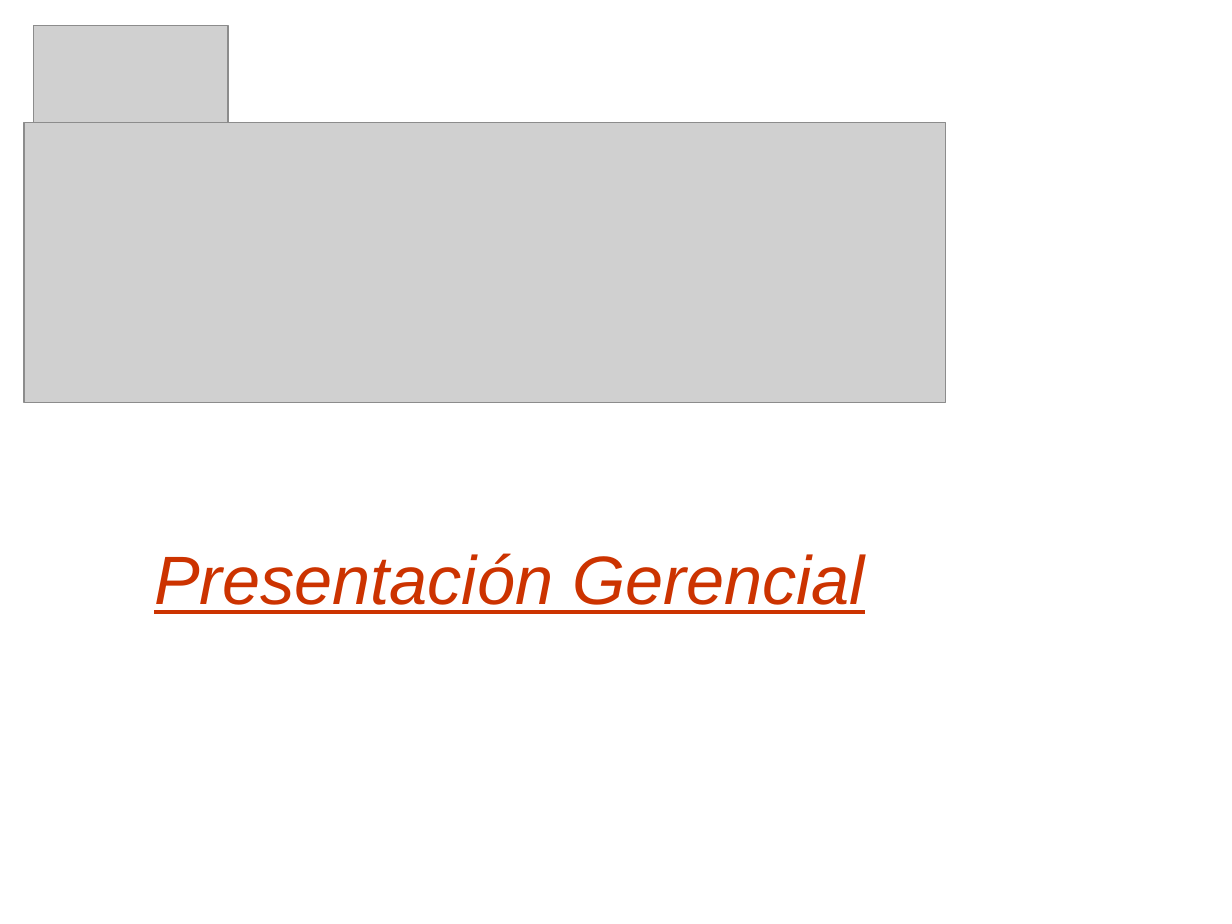
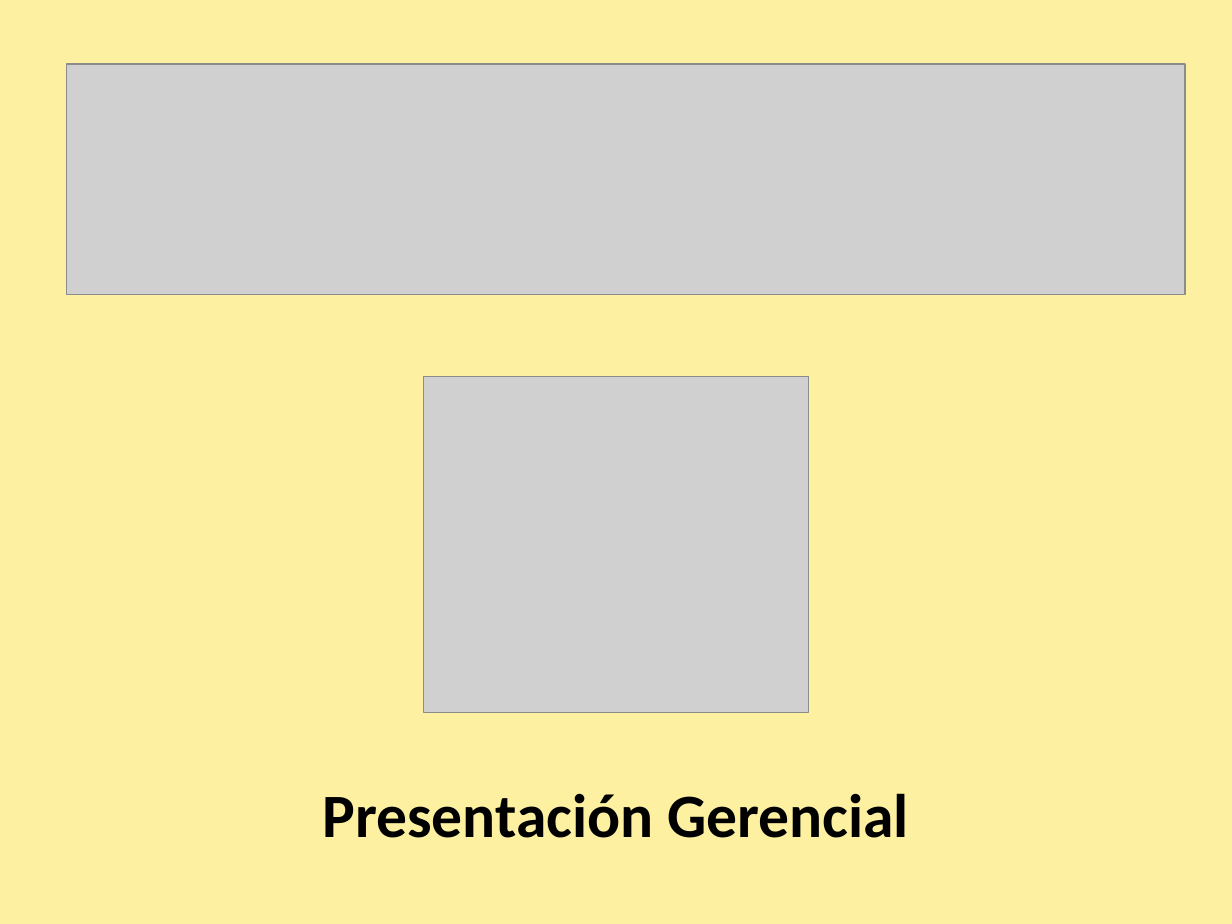
Before and after one commit to nicohen/taller-desarrollo-proyectos-i, a slide deck: slide 1 of Presentaciones/Demo Gerencial.ppt. Drawn at 1232x924 pixels with LibreOffice and Linux fonts; fonts in the diff are those of the drawing; grey boxes stand for pictures; background and template pictures are left out. Boxes give left, top, right and bottom in pixels: in the first picture for what was removed or moved away, otherwise in the second. Text is boxed around its words. In the diff, an @@ line names an element or a change of style, - is before the commit and + after.

Commit message:
Ahi va la demo gerencial modificada

```diff
--- a/Presentaciones/Demo Gerencial.ppt
+++ b/Presentaciones/Demo Gerencial.ppt
@@ background picture (left out) to #FEF0A1 @@
@@ picture: place and size @@
-picture at box(25, 122, 946, 402)
+picture at box(67, 64, 1185, 294)
@@ picture: place and size @@
-picture at box(33, 26, 228, 181)
+picture at box(424, 376, 809, 712)
@@ text "Presentación Gerencial": place and size @@
-text "Presentación Gerencial" at box(154, 553, 865, 614)
+text "Presentación Gerencial" at box(322, 793, 909, 838)
@@ text "Presentación Gerencial" at box(322, 793, 909, 838): size 40 to 36 pt, font Arial to Calibri, text colour #CC3300 to #000000, bold on, italic off, underline off; less space between paragraphs @@
```
Also in this commit, not shown: 13 other slides changed, 10 slides added, 4 slides removed.
